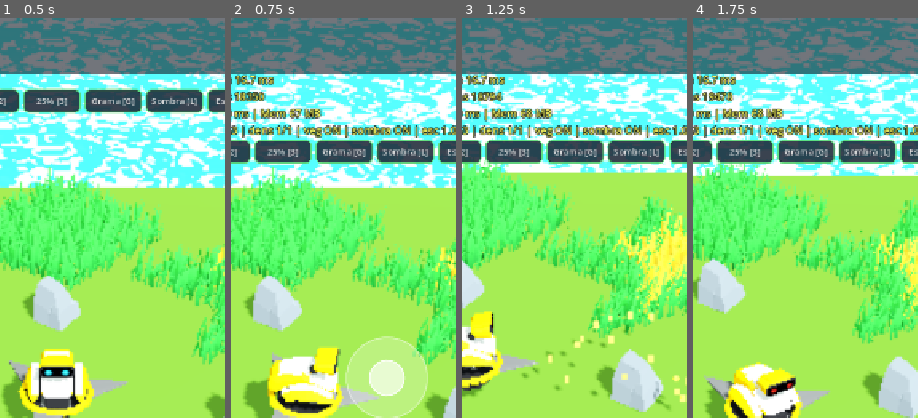
Above: before the commit, frames 1-4 (left to right).
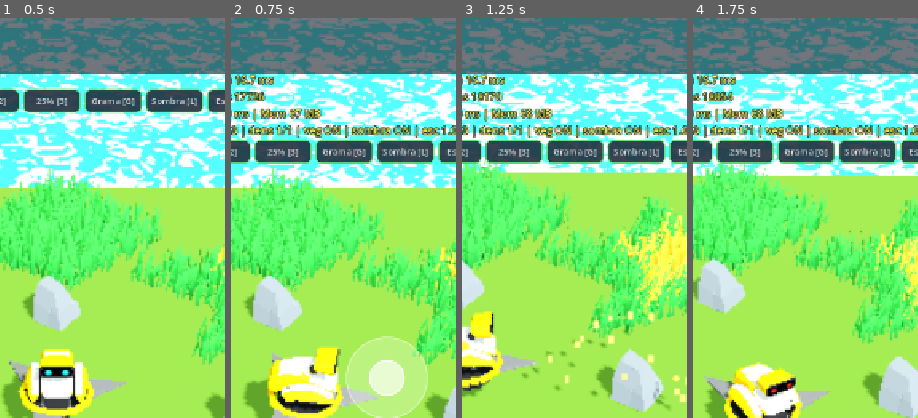
Above: after the commit, the same moments.

Repository: rogerbif/grass-cut-bot
Game: Godot game, scene res://scenes/tools/perf_test.tscn
Two runs of this game, one before a commit and one after it. Both use one fixed random seed, a clock stepped at 60 frames per second and the inputs below. This scene is started directly instead of the project's main scene.
Inputs (mouse positions are % of the whole screen's width and height, from its top left):
- Up to frame 1 (0.5 s): no input
- Up to frame 2 (0.75 s): tap Enter at 0.5 s; move the mouse to (72, 45) at 0.52 s; hold Right (ui_right) from 0.53 s (still down); hold Alt from 0.53 s (still down); click (72, 45) at 0.67 s
- Up to frame 3 (1.25 s): keep holding Right (ui_right); keep holding Alt
- Up to frame 4 (1.75 s): release Right (ui_right) at 1.25 s; release Alt at 1.25 s; drag from (30, 55) to (45, 70) at 1.27 s
The pictures show only the part of the screen within x 37-87%, y 0-50%; the shares and areas given below are measured in that part.

Frame 1 is identical in both runs. In frame 2, 0.2% of the frame differs, in the area x 3-16%, y 18-21%; in frame 3, 0.1%; in frame 4, 0.2%.

Commit message:
feat(plants): flor em 3 hits com despetalacao, troca de cores e editor [v0.12.32-alpha]

Diff:
--- a/project.godot
+++ b/project.godot
@@ -11,7 +11,7 @@
 [application]
 
 config/name="Grass Cut Bot"
-config/version="0.12.31-alpha"
+config/version="0.12.32-alpha"
 run/main_scene="res://scenes/menu/main_menu.tscn"
 config/features=PackedStringArray("4.7", "Mobile")
 boot_splash/image="uid://3pegaomvcdut"
--- a/scenes/plants/flower_tuft.tscn
+++ b/scenes/plants/flower_tuft.tscn
@@ -1,42 +1,21 @@
-[gd_scene load_steps=9 format=3 uid="uid://flower_tuft_01"]
+[gd_scene load_steps=6 format=3 uid="uid://flower_tuft_01"]
 
 [ext_resource type="Script" path="res://scripts/plants/plant.gd" id="1_flower"]
-[ext_resource type="Material" uid="uid://interactive_grass_mat_01" path="res://shaders/interactive_grass_material.tres" id="2_grass_mat"]
-[ext_resource type="Material" uid="uid://interactive_flower_mat_01" path="res://shaders/interactive_flower_material.tres" id="3_flower_mat"]
+[ext_resource type="PackedScene" path="res://assets/models/flower_01.glb" id="2_flower_model"]
+[ext_resource type="Material" uid="uid://interactive_grass_mat_01" path="res://shaders/interactive_grass_material.tres" id="3_stem_mat"]
+[ext_resource type="Material" uid="uid://interactive_flower_mat_01" path="res://shaders/interactive_flower_material.tres" id="4_flower_mat"]
 
 [sub_resource type="CylinderShape3D" id="CylinderShape3D_area"]
 height = 0.55
-radius = 0.18
-
-[sub_resource type="CylinderMesh" id="CylinderMesh_stem"]
-material = ExtResource("2_grass_mat")
-top_radius = 0.03
-bottom_radius = 0.04
-height = 0.45
-radial_segments = 6
-rings = 3
-
-[sub_resource type="BoxMesh" id="BoxMesh_petal"]
-material = ExtResource("3_flower_mat")
-size = Vector3(0.24, 0.08, 0.24)
-subdivide_height = 2
-
-[sub_resource type="StandardMaterial3D" id="StandardMaterial3D_center"]
-roughness = 0.9
-albedo_color = Color(1, 0.85, 0.2, 1)
-
-[sub_resource type="CylinderMesh" id="CylinderMesh_center"]
-material = SubResource("StandardMaterial3D_center")
-top_radius = 0.07
-bottom_radius = 0.07
-height = 0.1
+radius = 0.22
 
 [node name="FlowerTuft" type="Node3D" groups=["plants"]]
 script = ExtResource("1_flower")
 type = 2
-max_health = 2
+max_health = 3
 coin_reward = 5
 plant_key = "flower"
+custom_material = ExtResource("4_flower_mat")
 
 [node name="Area3D" type="Area3D" parent="." groups=["vegetation"]]
 collision_layer = 4
@@ -48,17 +27,9 @@
 
 [node name="VisualMesh" type="Node3D" parent="."]
 
-[node name="Stem" type="MeshInstance3D" parent="VisualMesh"]
-transform = Transform3D(1, 0, 0, 0, 1, 0, 0, 0, 1, 0, 0.22, 0)
+[node name="FlowerModel" parent="VisualMesh" instance=ExtResource("2_flower_model")]
+
+[node name="FlowerY1_GRADIENT_0" parent="VisualMesh/FlowerModel" index="0"]
 cast_shadow = 0
-mesh = SubResource("CylinderMesh_stem")
-
-[node name="Petals" type="MeshInstance3D" parent="VisualMesh"]
-transform = Transform3D(1, 0, 0, 0, 1, 0, 0, 0, 1, 0, 0.45, 0)
-cast_shadow = 0
-mesh = SubResource("BoxMesh_petal")
-
-[node name="Center" type="MeshInstance3D" parent="VisualMesh"]
-transform = Transform3D(1, 0, 0, 0, 1, 0, 0, 0, 1, 0, 0.48, 0)
-cast_shadow = 0
-mesh = SubResource("CylinderMesh_center")
+surface_material_override/0 = ExtResource("3_stem_mat")
+surface_material_override/1 = ExtResource("4_flower_mat")
--- a/scripts/core/game_version.gd
+++ b/scripts/core/game_version.gd
@@ -7,7 +7,7 @@
 
 const MAJOR: int = 0
 const MINOR: int = 12
-const PATCH: int = 31
+const PATCH: int = 32
 const STAGE: String = "ALPHA" # "PRE-ALPHA", "ALPHA", "BETA", "RC", "RELEASE"
 const BUILD_TYPE: String = "dev" # "dev", "nightly", "public"
 
--- a/scripts/editor/level_editor.gd
+++ b/scripts/editor/level_editor.gd
@@ -9,6 +9,7 @@
 const VectorGrassFieldScript = preload("res://scripts/level/vector_grass_field.gd")
 const VegetationGridScript = preload("res://scripts/plants/vegetation_grid.gd")
 const ROCK_SCENE: PackedScene = preload("res://scenes/obstacles/rock.tscn")
+const FLOWER_SCENE: PackedScene = preload("res://scenes/plants/flower_tuft.tscn")
 
 const CUTTER_SCENE: PackedScene = preload("res://scenes/cutter/cutter.tscn")
 const JOYSTICK_SCENE: PackedScene = preload("res://scenes/ui/floating_joystick.tscn")
@@ -815,6 +816,12 @@
 				r_inst.position = LevelJsonLoader.grid_to_world(cell.x, cell.y, grid_width, grid_height, CELL_SIZE)
 				r_inst.rotation_degrees.y = float(entry.get("rot", 0))
 				obstacles_container.add_child(r_inst)
+		elif o_type == "flower":
+			var f_inst: Node3D = FLOWER_SCENE.instantiate() as Node3D
+			if f_inst != null:
+				f_inst.position = LevelJsonLoader.grid_to_world(cell.x, cell.y, grid_width, grid_height, CELL_SIZE)
+				f_inst.rotation_degrees.y = float(entry.get("rot", 0))
+				obstacles_container.add_child(f_inst)
 
 	# 6. Constrói a prancheta vetorial plana colorida (Modo Edição Instantâneo, <0.5ms)
 	_build_editor_vector_ground()
--- a/scripts/plants/plant.gd
+++ b/scripts/plants/plant.gd
@@ -4,6 +4,7 @@
 
 const POOL_SIZE: int = 16
 const LEAF_MESH: ArrayMesh = preload("res://assets/models/cut_leaf_piece.obj")
+static var _petal_mesh: Mesh = null
 
 static var _particle_pool: Array[CPUParticles3D] = []
 static var _pool_idx: int = 0
@@ -46,21 +47,39 @@
 		var random_scale: float = randf_range(0.48, 0.58)
 		visual_mesh.scale = Vector3(random_scale, random_scale, random_scale)
 
+static func _get_petal_mesh() -> Mesh:
+	if _petal_mesh == null:
+		var scene: PackedScene = load("res://assets/models/cut_petal_piece.glb")
+		if scene != null:
+			var inst: Node = scene.instantiate()
+			var mi: MeshInstance3D = inst.find_child("*", true, false) as MeshInstance3D
+			if mi != null:
+				_petal_mesh = mi.mesh
+			inst.free()
+		if _petal_mesh == null:
+			_petal_mesh = LEAF_MESH
+	return _petal_mesh
+
 func _apply_visual_material(target: Node) -> void:
 	if target == null:
 		return
 	if target is MeshInstance3D:
 		var mi: MeshInstance3D = target as MeshInstance3D
 		mi.cast_shadow = GeometryInstance3D.SHADOW_CASTING_SETTING_OFF
-		if custom_material != null:
-			if mi.material_override != custom_material:
-				mi.material_override = custom_material
-		elif mi.material_override == null and mi.get_active_material(0) == null:
-			if _fallback_material == null:
-				_fallback_material = StandardMaterial3D.new()
-				_fallback_material.albedo_color = Color(0.22, 0.68, 0.24, 1.0)
-				_fallback_material.roughness = 0.9
-			mi.material_override = _fallback_material
+		if type == PlantType.FLOWER:
+			# Para flores com 2 slots (0: Caule Verde, 1: Pétalas Customizáveis)
+			if custom_material != null:
+				mi.set_surface_override_material(1, custom_material)
+		else:
+			if custom_material != null:
+				if mi.material_override != custom_material:
+					mi.material_override = custom_material
+			elif mi.material_override == null and mi.get_active_material(0) == null:
+				if _fallback_material == null:
+					_fallback_material = StandardMaterial3D.new()
+					_fallback_material.albedo_color = Color(0.22, 0.68, 0.24, 1.0)
+					_fallback_material.roughness = 0.9
+				mi.material_override = _fallback_material
 	for child in target.get_children():
 		_apply_visual_material(child)
 
@@ -72,11 +91,25 @@
 	if health <= 0:
 		_perform_cut()
 	else:
+		if type == PlantType.FLOWER:
+			_apply_flower_damage_stage(health)
+
 		# Feedback de dano para plantas resistentes
 		var tween: Tween = create_tween()
 		tween.tween_property(visual_mesh, "scale", visual_mesh.scale * 1.25, 0.05)
 		tween.tween_property(visual_mesh, "scale", visual_mesh.scale, 0.05)
 
+func _apply_flower_damage_stage(remaining_hp: int) -> void:
+	var stage: float = 1.0 if remaining_hp == 2 else 2.0
+	_set_flower_stage_recursive(visual_mesh, stage)
+	_spawn_petal_burst(6)
+
+func _set_flower_stage_recursive(target: Node, stage: float) -> void:
+	if target is GeometryInstance3D:
+		(target as GeometryInstance3D).set_instance_shader_parameter("instance_hit_stage", stage)
+	for child in target.get_children():
+		_set_flower_stage_recursive(child, stage)
+
 func _perform_cut() -> void:
 	is_cut = true
 	if area_shape:
@@ -98,14 +131,37 @@
 func _resolve_particle_color() -> Color:
 	if custom_material is ShaderMaterial:
 		var sm: ShaderMaterial = custom_material as ShaderMaterial
+		var petal_variant: Variant = sm.get_shader_parameter("petal_color")
+		if petal_variant is Color:
+			return petal_variant as Color
 		var col_variant: Variant = sm.get_shader_parameter("color_top")
 		if col_variant is Color:
 			return col_variant as Color
 	if type == PlantType.WHEAT:
 		return Color(0.96, 0.75, 0.15, 1.0)
 	if type == PlantType.FLOWER:
-		return Color(0.95, 0.35, 0.65, 1.0)
+		return Color(0.92, 0.22, 0.58, 1.0)
 	return particle_color
+
+func _spawn_petal_burst(amount: int = 6) -> void:
+	var scene_root: Node = get_tree().current_scene
+	if scene_root == null:
+		return
+
+	if _particle_pool.is_empty() or not is_instance_valid(_particle_pool[0]) or not _particle_pool[0].is_inside_tree():
+		_init_particle_pool(scene_root)
+
+	var emitter: CPUParticles3D = _particle_pool[_pool_idx]
+	_pool_idx = (_pool_idx + 1) % POOL_SIZE
+
+	var col: Color = _resolve_particle_color()
+	emitter.mesh = _get_petal_mesh()
+	emitter.amount = amount
+	emitter.emitting = false
+	emitter.material_override = _get_or_create_particle_material(col)
+	emitter.global_position = global_position + Vector3(0.0, 0.25, 0.0)
+	emitter.reset_physics_interpolation()
+	emitter.restart()
 
 func _spawn_cut_particles() -> void:
 	var scene_root: Node = get_tree().current_scene
--- a/scripts/plants/vegetation_grid.gd
+++ b/scripts/plants/vegetation_grid.gd
@@ -577,6 +577,7 @@
 		var mm: MultiMesh = MultiMesh.new()
 		mm.transform_format = MultiMesh.TRANSFORM_3D
 		if v_type == "flower":
+			mm.use_custom_data = true
 			mm.mesh = _flower_mesh
 		else:
 			mm.mesh = _grass_mesh
@@ -612,7 +613,7 @@
 		_clipping_mmi_nodes[mmi_idx] = clip_mmi
 
 		var is_grass: bool = (v_type != "wheat" and v_type != "flower")
-		var max_hp: int = 1 if is_grass else 2
+		var max_hp: int = 1 if is_grass else (3 if v_type == "flower" else 2)
 		var p_col: Color = _resolve_type_particle_color(v_type)
 
 		for inst_idx: int in range(count):
@@ -865,6 +866,7 @@
 		var mm: MultiMesh = MultiMesh.new()
 		mm.transform_format = MultiMesh.TRANSFORM_3D
 		if v_type == "flower":
+			mm.use_custom_data = true
 			mm.mesh = _flower_mesh
 		else:
 			mm.mesh = _grass_mesh
@@ -900,7 +902,7 @@
 		_clipping_mmi_nodes[mmi_idx] = clip_mmi
 
 		var is_grass: bool = (v_type != "wheat" and v_type != "flower")
-		var max_hp: int = 1 if is_grass else 2
+		var max_hp: int = 1 if is_grass else (3 if v_type == "flower" else 2)
 		var p_col: Color = _resolve_type_particle_color(v_type)
 
 		for inst_idx: int in range(count):
@@ -1155,6 +1157,11 @@
 								GameManager.register_cut("flower", 5, Vector3.ZERO)
 				else:
 					if mm != null:
+						var p_key: String = _plant_keys[p_idx]
+						if p_key == "flower":
+							var stage: float = 1.0 if new_hp == 2 else 2.0
+							mm.set_instance_custom_data(inst_idx, Color(stage, 0.0, 0.0, 0.0))
+							_spawn_cut_particles_at(p_pos, _particle_colors[p_idx])
 						var init_xform: Transform3D = _initial_transforms[p_idx]
 						var squash_xform: Transform3D = Transform3D(
 							init_xform.basis.scaled(Vector3(1.25, 1.25, 1.25)),
--- /dev/null
+++ b/shaders/interactive_flower.gdshader
@@ -0,0 +1,80 @@
+shader_type spatial;
+render_mode cull_disabled, diffuse_toon;
+
+// Posição e raio do cortador via Global Shader Parameters (Zero Overhead GDScript)
+global uniform vec3 global_cutter_pos;
+global uniform float global_cutter_interact_radius;
+
+// Parâmetros de curvatura e interação
+uniform float interact_power : hint_range(0.0, 2.0) = 0.22;
+uniform float wind_speed : hint_range(0.0, 10.0) = 1.8;
+uniform float wind_strength : hint_range(0.0, 1.0) = 0.08;
+
+// Cores das pétalas e do miolo (Low Poly Matte)
+uniform vec4 petal_color : source_color = vec4(0.92, 0.22, 0.58, 1.0);
+uniform vec4 center_color : source_color = vec4(1.0, 0.82, 0.18, 1.0);
+uniform float roughness : hint_range(0.0, 1.0) = 0.9;
+uniform float specular : hint_range(0.0, 1.0) = 0.15;
+
+// Para nós individuais de flor que não utilizam MultiMeshInstance3D
+instance uniform float instance_hit_stage : hint_range(0.0, 2.0) = 0.0;
+
+void vertex() {
+	// Determina o estágio de despetalação ativo (MultiMesh via INSTANCE_CUSTOM.r ou nó individual)
+	float stage = max(INSTANCE_CUSTOM.r, instance_hit_stage);
+
+	// Estágio 1 (Hit 1): Colapsa as 8 pétalas externas (marcadas com COLOR.r == 0.5)
+	if (stage >= 0.95 && COLOR.r > 0.35 && COLOR.r < 0.75) {
+		VERTEX = vec3(0.0);
+	}
+
+	// Estágio 2 (Hit 2): Colapsa as 8 pétalas internas (marcadas com COLOR.r == 1.0)
+	if (stage >= 1.95 && COLOR.r > 0.85) {
+		VERTEX = vec3(0.0);
+	}
+
+	// Converte para coordenadas globais de mundo
+	vec3 world_vert = (MODEL_MATRIX * vec4(VERTEX, 1.0)).xyz;
+
+	// Balanço pendular com o vento: flores balançam suavemente no topo
+	float bend_factor = clamp(VERTEX.y / 1.1, 0.0, 1.0);
+	bend_factor = bend_factor * bend_factor;
+
+	float sway_x = sin(TIME * wind_speed + world_vert.x * 1.5 + world_vert.z * 1.2) * (wind_strength * bend_factor);
+	float sway_z = cos(TIME * (wind_speed * 0.8) + world_vert.z * 1.8) * (wind_strength * 0.7 * bend_factor);
+
+	VERTEX.x += sway_x;
+	VERTEX.z += sway_z;
+	VERTEX.y -= (abs(sway_x) + abs(sway_z)) * 0.15;
+
+	// Interação com o cortador
+	vec3 diff = world_vert - global_cutter_pos;
+	float dist_sq = dot(diff, diff);
+	float r_sq = global_cutter_interact_radius * global_cutter_interact_radius;
+	if (dist_sq < r_sq) {
+		vec3 direction = vec3(diff.x, 0.0, diff.z);
+		float len = length(direction);
+		vec3 dir_norm = (len > 0.001) ? (direction / len) : vec3(0.0, 0.0, 1.0);
+		float dist = sqrt(dist_sq);
+		float power = smoothstep(global_cutter_interact_radius, 0.0, dist);
+
+		vec3 col_x = MODEL_MATRIX[0].xyz;
+		vec3 col_z = MODEL_MATRIX[2].xyz;
+		float inv_scale_sq = 1.0 / max(dot(col_x, col_x), 0.0001);
+
+		vec3 model_dir = vec3(dot(dir_norm, col_x), 0.0, dot(dir_norm, col_z)) * inv_scale_sq;
+		VERTEX += model_dir * (power * interact_power * bend_factor);
+		VERTEX.y -= power * interact_power * 0.10 * bend_factor;
+	}
+}
+
+void fragment() {
+	// Se for miolo (COLOR.g > 0.5 assado no Blender), aplica center_color; senão petal_color
+	if (COLOR.g > 0.5) {
+		ALBEDO = center_color.rgb;
+	} else {
+		ALBEDO = petal_color.rgb;
+	}
+	ROUGHNESS = roughness;
+	SPECULAR = specular;
+}
--- /dev/null
+++ b/shaders/interactive_flower_blue_material.tres
@@ -0,0 +1,14 @@
+[gd_resource type="ShaderMaterial" load_steps=2 format=3 uid="uid://flw_blue_mat_01"]
+
+[ext_resource type="Shader" path="res://shaders/interactive_flower.gdshader" id="1_flower_shader"]
+
+[resource]
+render_priority = 0
+shader = ExtResource("1_flower_shader")
+shader_parameter/interact_power = 0.22
+shader_parameter/wind_speed = 1.8
+shader_parameter/wind_strength = 0.08
+shader_parameter/petal_color = Color(0.25, 0.65, 0.98, 1)
+shader_parameter/center_color = Color(1, 0.85, 0.2, 1)
+shader_parameter/roughness = 0.9
+shader_parameter/specular = 0.15
--- a/shaders/interactive_flower_material.tres
+++ b/shaders/interactive_flower_material.tres
@@ -1,14 +1,14 @@
 [gd_resource type="ShaderMaterial" load_steps=2 format=3 uid="uid://interactive_flower_mat_01"]
 
-[ext_resource type="Shader" path="res://shaders/interactive_grass.gdshader" id="1_shader"]
+[ext_resource type="Shader" path="res://shaders/interactive_flower.gdshader" id="1_flower_shader"]
 
 [resource]
 render_priority = 0
-shader = ExtResource("1_shader")
-shader_parameter/interact_power = 0.24
-shader_parameter/wind_speed = 2.2
-shader_parameter/wind_strength = 0.06
-shader_parameter/color_base = Color(0.15, 0.45, 0.2, 1)
-shader_parameter/color_top = Color(0.92, 0.22, 0.58, 1)
+shader = ExtResource("1_flower_shader")
+shader_parameter/interact_power = 0.22
+shader_parameter/wind_speed = 1.8
+shader_parameter/wind_strength = 0.08
+shader_parameter/petal_color = Color(0.92, 0.22, 0.58, 1)
+shader_parameter/center_color = Color(1, 0.82, 0.18, 1)
 shader_parameter/roughness = 0.9
 shader_parameter/specular = 0.15
--- /dev/null
+++ b/shaders/interactive_flower_purple_material.tres
@@ -0,0 +1,14 @@
+[gd_resource type="ShaderMaterial" load_steps=2 format=3 uid="uid://flw_purple_mat_01"]
+
+[ext_resource type="Shader" path="res://shaders/interactive_flower.gdshader" id="1_flower_shader"]
+
+[resource]
+render_priority = 0
+shader = ExtResource("1_flower_shader")
+shader_parameter/interact_power = 0.22
+shader_parameter/wind_speed = 1.8
+shader_parameter/wind_strength = 0.08
+shader_parameter/petal_color = Color(0.68, 0.28, 0.92, 1)
+shader_parameter/center_color = Color(1, 0.82, 0.18, 1)
+shader_parameter/roughness = 0.9
+shader_parameter/specular = 0.15
--- /dev/null
+++ b/shaders/interactive_flower_red_material.tres
@@ -0,0 +1,14 @@
+[gd_resource type="ShaderMaterial" load_steps=2 format=3 uid="uid://flw_red_mat_01"]
+
+[ext_resource type="Shader" path="res://shaders/interactive_flower.gdshader" id="1_flower_shader"]
+
+[resource]
+render_priority = 0
+shader = ExtResource("1_flower_shader")
+shader_parameter/interact_power = 0.22
+shader_parameter/wind_speed = 1.8
+shader_parameter/wind_strength = 0.08
+shader_parameter/petal_color = Color(0.95, 0.18, 0.22, 1)
+shader_parameter/center_color = Color(1, 0.82, 0.18, 1)
+shader_parameter/roughness = 0.9
+shader_parameter/specular = 0.15
--- /dev/null
+++ b/shaders/interactive_flower_white_material.tres
@@ -0,0 +1,14 @@
+[gd_resource type="ShaderMaterial" load_steps=2 format=3 uid="uid://flw_white_mat_01"]
+
+[ext_resource type="Shader" path="res://shaders/interactive_flower.gdshader" id="1_flower_shader"]
+
+[resource]
+render_priority = 0
+shader = ExtResource("1_flower_shader")
+shader_parameter/interact_power = 0.22
+shader_parameter/wind_speed = 1.8
+shader_parameter/wind_strength = 0.08
+shader_parameter/petal_color = Color(0.96, 0.96, 0.98, 1)
+shader_parameter/center_color = Color(1, 0.85, 0.15, 1)
+shader_parameter/roughness = 0.9
+shader_parameter/specular = 0.15
--- /dev/null
+++ b/shaders/interactive_flower_yellow_material.tres
@@ -0,0 +1,14 @@
+[gd_resource type="ShaderMaterial" load_steps=2 format=3 uid="uid://flw_yellow_mat_01"]
+
+[ext_resource type="Shader" path="res://shaders/interactive_flower.gdshader" id="1_flower_shader"]
+
+[resource]
+render_priority = 0
+shader = ExtResource("1_flower_shader")
+shader_parameter/interact_power = 0.22
+shader_parameter/wind_speed = 1.8
+shader_parameter/wind_strength = 0.08
+shader_parameter/petal_color = Color(1, 0.85, 0.12, 1)
+shader_parameter/center_color = Color(0.85, 0.42, 0.1, 1)
+shader_parameter/roughness = 0.9
+shader_parameter/specular = 0.15
Binary file added: assets/models/cut_petal_piece.glb
Not shown, added: assets/models/cut_petal_piece.glb.import
Binary file added: assets/models/flower_01.glb
Not shown, added: assets/models/flower_01.glb.import
Not shown, changed: export_presets.cfg
Not shown, added: shaders/interactive_flower.gdshader.uid
Not shown, changed: docs/02_entidades_e_mecanicas/SISTEMA_DE_VEGETACAO.md
Not shown, added: docs/historico_melhorias/107_flores_3_hits_despetalacao_cores_e_editor.md
Not shown, changed: docs/historico_melhorias/INDICE_MELHORIAS.md
